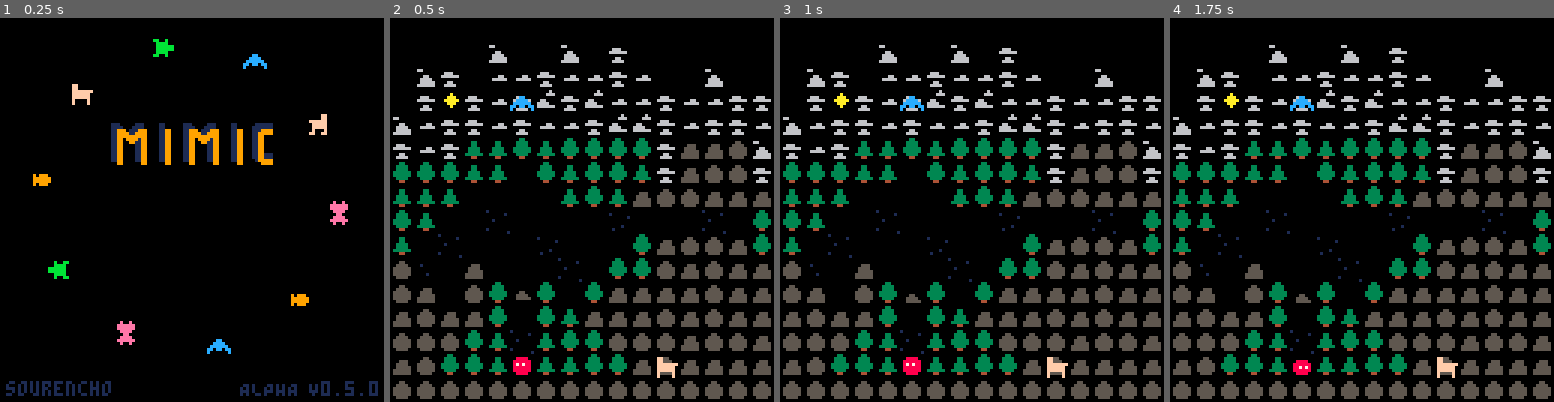
Above: before the commit, frames 1-4 (left to right).
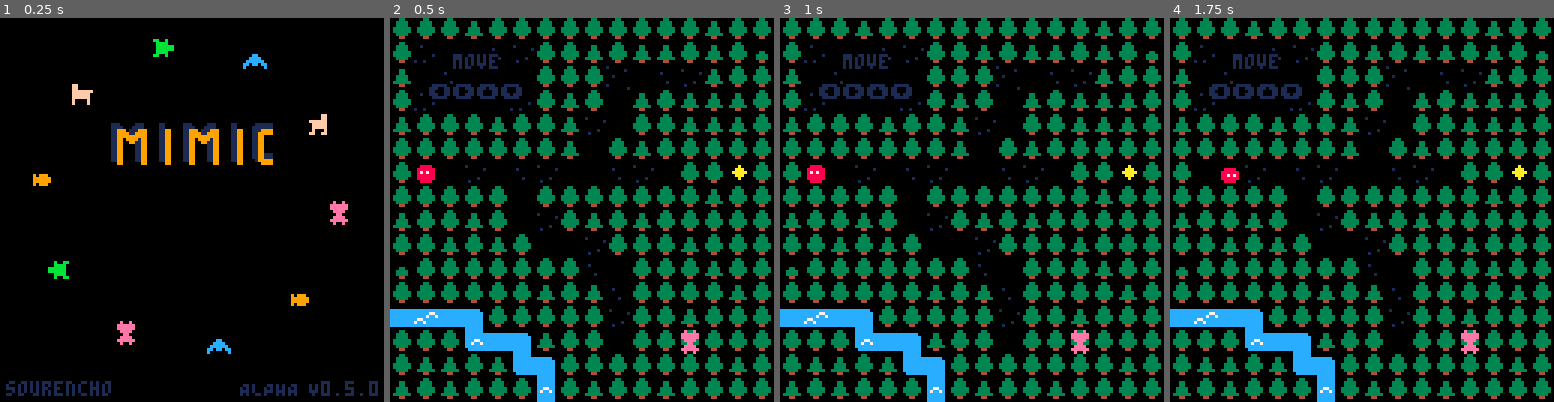
Above: after the commit, the same moments.

Repository: sourencho/mimic
Game: PICO-8 cartridge mimic.p8
The game is run twice, just before and just after one commit, with the same random seed, the same clock (stepped at 60 frames per second) and the same inputs.
Inputs:
- Up to frame 1 (0.25 s): no input
- Up to frame 2 (0.5 s): tap X (X key) at 0.33 s
- Up to frame 3 (1 s): tap O (Z key) at 0.7 s
- Up to frame 4 (1.75 s): tap X (X key) at 1.07 s; hold Right from 1.6 s (still down); tap O (Z key) at 1.7 s

Frame 1 is identical in both runs. In frame 2, 38% of the frame differs, in the area x 0-100%, y 0-100%; in frame 3, 38%; in frame 4, 38%.

Commit message:
Mimic v0.5.0

Diff:
--- a/mimic.p8
+++ b/mimic.p8
@@ -1,7 +1,7 @@
 pico-8 cartridge // http://www.pico-8.com
 version 33
 __lua__
--- mimic v0.4.3
+-- mimic v0.5.0
 -- by sourencho
 
 VERSION = "V0.5.0"
@@ -9,7 +9,7 @@
 -- DATA
 
 -- SETTINGS
-start_level = 3
+start_level = 0
 last_level = 14
 level_count = last_level + 1
 skip_tutorial = true
@@ -2483,7 +2483,7 @@
 505061414162414141424170416161615152275052576170414171414141606162576061714141424242524748486d62414141414141414141414141414141414150515e7e6f7e096e6f6f7e5141507160604115275151576f6e406f6e57614161615152504b604e6f614b514e7e7e5000000000000000000000000000000000
 5150617141606141515041417005506051515151517a614162414141417261616057506071714142425250576161615041416f414171414141414141414241414170517e5f5e4f4e7e5f7e6e51514141617170606151517b6e6e6e6e6f576171611527415151516e6f5151514e7e515100000000000000000000000000000000
 516161606160724151424141705151615140515151674961426241417141606161575060627141415150476d61505143414141414141414141417e414141414141515f6e5152504f5051515e7e514150600542616051476848494e6e476c6041505050415151516f4e51514e4e7e515100000000000000000000000000000000
-6160606061156151275150515151526051515151515157610561606041416160627b60506061055051626749524340734141414141414141704141414141414150526e507071505241517051517051706061616151507a6160576f476d616141500542405151516f7e7e7e7e7e51515100000000000000000000000000000000
+6160606061156151275150515151526051515151515157610561606041416160627b60506061055051626749524340734141414141414141704141414141414150526e507071505241517051517051706061616151507a6160576f476d616141500542415151516f7e7e7e7e7e51515100000000000000000000000000000000
 606161606161515151515050505051525150505250507a6060606060606060606157606261506161615151575173437341414141414141414141414141414141714151424141504141714151414141416061615150515761616a486c616141705050505050515151515151505151515100000000000000000000000000000000
 
 
